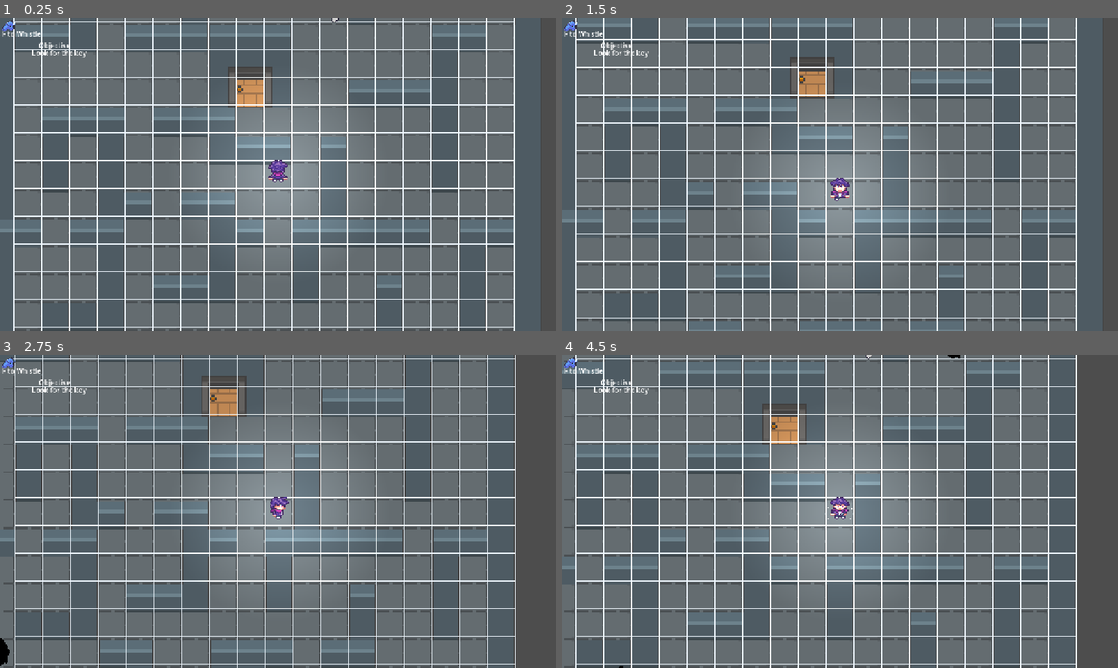
Above: before the commit, frames 1-4 (two rows, left to right).
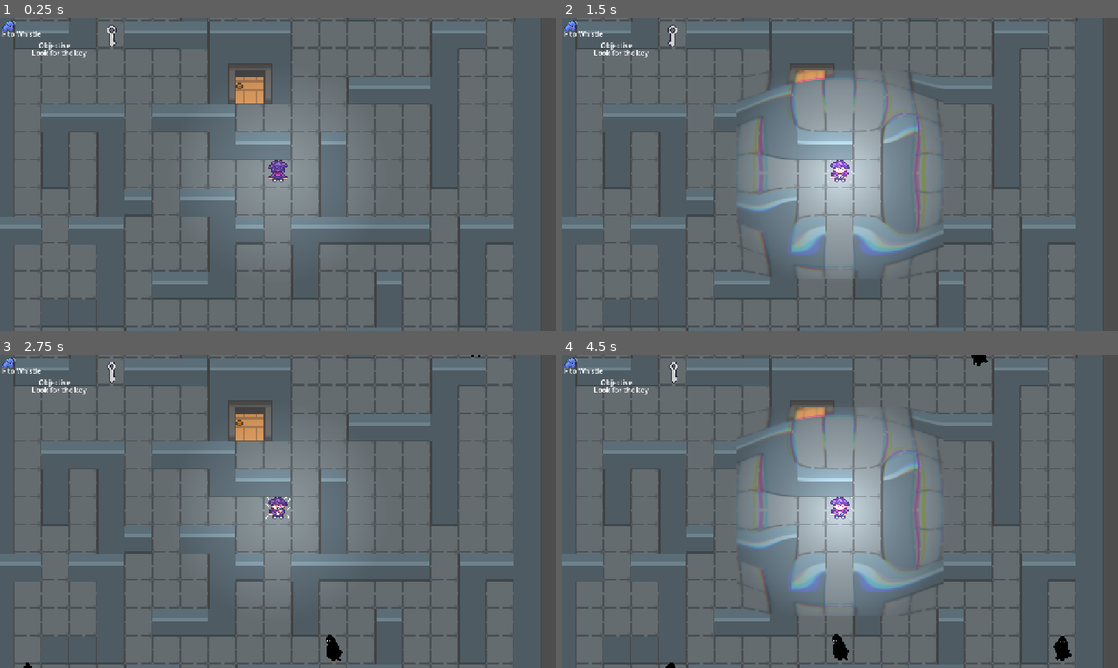
Above: after the commit, the same moments.

Repository: rstricke/Whistlefreeze52
Game: Godot game, scene res://scenes/main.tscn
The game is run twice, just before and just after one commit, with the same random seed, the same clock (stepped at 60 frames per second) and the same inputs.
Inputs:
- Up to frame 1 (0.25 s): no input
- Up to frame 2 (1.5 s): tap F (whistle) at 0.5, 0.6, 1.25, 1.35 s; hold D (move_right) 0.53-1.28 s; hold S (move_down) from 1.28 s (still down)
- Up to frame 3 (2.75 s): tap F (whistle) at 2, 2.1 s; release S (move_down) at 2.03 s; hold D (move_right) from 2.03 s (still down)
- Up to frame 4 (4.5 s): tap F (whistle) at 2.75, 2.85, 3.5, 3.6, 4.25, 4.35 s; release D (move_right) at 2.78 s; hold W (move_up) 2.78-3.53 s; hold A (move_left) from 3.53 s (still down)

The runs differ from the first frame. In frame 1, 17% of the frame differs, in the area x 0-93%, y 0-100%; in frame 2, 27%; in frame 3, 23%; in frame 4, 27%.
Error before the commit: Invalid assignment of property or key 'player' with value of type 'CharacterBody2D (Player)' on a base object of type 'Nil'. (res://scripts/player.gd:36)

Commit message:
Grid bugfixes

Diff:
--- a/game/scenes/main.tscn
+++ b/game/scenes/main.tscn
@@ -11250,8 +11250,9 @@
 [node name="Main" type="Node2D" unique_id=1439830060 node_paths=PackedStringArray("player", "obstacleTileMap", "lockedDoor", "unlockedDoor")]
 script = ExtResource("1_0wfyh")
 CELL_SIZE = 64
-GRID_SIZE = 19
-DEBUG_DRAW = true
+GRID_SIZE_X = 21
+GRID_SIZE_Y = 20
+DEBUG_DRAW_FOLLOWS_PLAYER = false
 player = NodePath("Player")
 obstacleTileMap = NodePath("ObstacleTileMapLayer")
 lockedDoor = NodePath("DoorContainer/Locked")
@@ -11266,8 +11267,8 @@
 color = Color(0.017732391, 0.017732391, 0.01773239, 1)
 
 [node name="Player" parent="." unique_id=398371810 instance=ExtResource("1_o5qli")]
-position = Vector2(64, -8)
-whistle_cd_base = 4
+position = Vector2(64, 0)
+whistle_cd_base = 0
 
 [node name="CanvasLayer" type="CanvasLayer" parent="Player" unique_id=958951663]
 
--- a/game/scripts/grid.gd
+++ b/game/scripts/grid.gd
@@ -2,7 +2,8 @@
 extends Node2D
 
 @export var CELL_SIZE := 32
-@export var GRID_SIZE := 100
+@export var GRID_SIZE_X := 100
+@export var GRID_SIZE_Y := 100
 @export var DEBUG_DRAW := false
 @export var DEBUG_DRAW_FOLLOWS_PLAYER := true
 
@@ -22,10 +23,12 @@
 var fading := false
 var fade_speed := 1.5
 
+@export var grid_shift_x := -1
+@export var grid_shift_y := 0
+
+
 # Called when the node enters the scene tree for the first time.
 func _ready() -> void:
-
-
 
 	player.cell_size = CELL_SIZE
 
@@ -38,7 +41,8 @@
 	astar_grid = AStarGrid2D.new()
 
 	# Top left corner + width and height
-	astar_grid.region = Rect2i(-GRID_SIZE / 2, -GRID_SIZE / 2, GRID_SIZE, GRID_SIZE)
+	astar_grid.region = Rect2i(-GRID_SIZE_X / 2 - grid_shift_x, -GRID_SIZE_Y / 2, GRID_SIZE_X, GRID_SIZE_Y)
+	print(astar_grid.region)
 	astar_grid.cell_size = Vector2(CELL_SIZE, CELL_SIZE)
 	# No diagonal move
 	astar_grid.diagonal_mode = AStarGrid2D.DIAGONAL_MODE_NEVER
@@ -87,8 +91,8 @@
 			x_offset -= player.position.x
 			y_offset -= player.position.y
 
-		for x in range(-GRID_SIZE / 2.0, GRID_SIZE / 2.0):
-			for y in range(-GRID_SIZE / 2.0, GRID_SIZE / 2.0):
+		for x in range(-GRID_SIZE_X / 2.0 - grid_shift_x, GRID_SIZE_X / 2.0 - grid_shift_x):
+			for y in range(-GRID_SIZE_Y / 2.0 - grid_shift_y, GRID_SIZE_Y / 2.0 - grid_shift_y):
 				draw_rect(Rect2(x * CELL_SIZE - x_offset, y * CELL_SIZE - y_offset, CELL_SIZE, CELL_SIZE), Color.ALICE_BLUE, false)
 		queue_redraw()
 
@@ -155,11 +159,11 @@
 
 	while true:
 		var cell := Vector2i(
-			randi_range(rect.position.x, rect.position.x + rect.size.x - 1),
-			randi_range(rect.position.y, rect.position.y + rect.size.y - 1)
+			randi_range(rect.position.x - grid_shift_x, rect.position.x + rect.size.x - 1 + grid_shift_x),
+			randi_range(rect.position.y - grid_shift_y, rect.position.y + rect.size.y - 1 + grid_shift_y)
 		)
 
-		if astar_grid.is_in_boundsv(cell) and not astar_grid.is_point_solid(cell):
+		if astar_grid.is_in_boundsv(cell) and not astar_grid.is_point_solid(cell) and ((cell * CELL_SIZE) as Vector2 != player.position):
 			return cell * CELL_SIZE
 
 	return Vector2.ZERO
--- a/game/scripts/player.gd
+++ b/game/scripts/player.gd
@@ -29,11 +29,9 @@
 
 var is_moving := false
 
-
-
-
 func _ready():
-	GameManager.player = self
+	#GameManager.player = self
+	pass
 
 
 func _process(_delta: float) -> void:
Not shown: 1 places in game/scenes/main.tscn that only renumber resources
